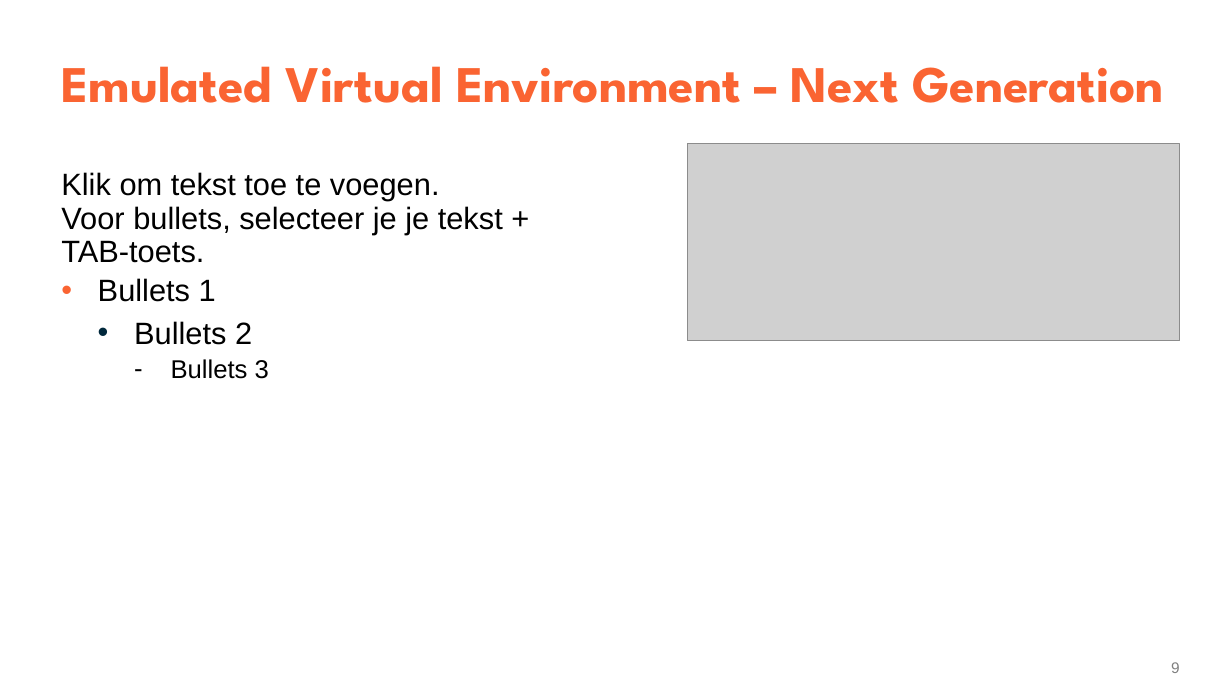
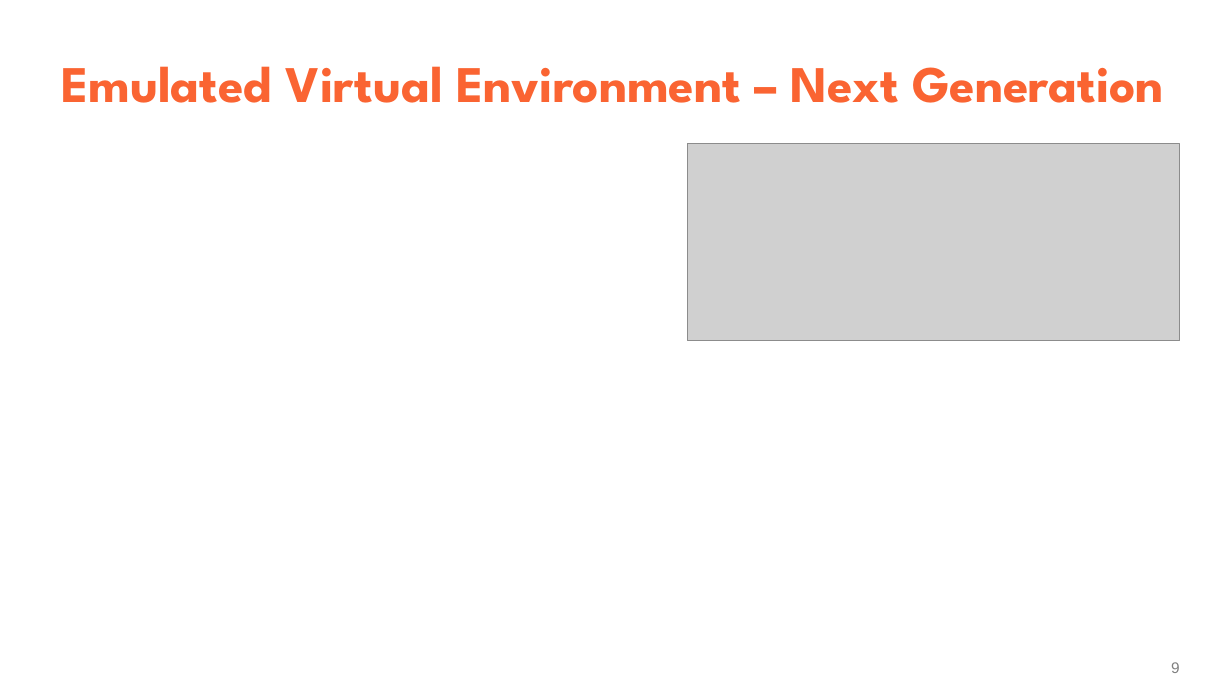
Before and after one commit to YenteLens/ylbachelorproef, a slide deck: slide 9 of Presentatie/eindpresentatie.pptx. Drawn at 1232x693 pixels with LibreOffice and Linux fonts; fonts in the diff are those of the drawing; grey boxes stand for pictures. Boxes give left, top, right and bottom in pixels: in the first picture for what was removed or moved away, otherwise in the second. Text is boxed around its words. In the diff, an @@ line names an element or a change of style, - is before the commit and + after.

```diff
--- a/Presentatie/eindpresentatie.pptx
+++ b/Presentatie/eindpresentatie.pptx
@@ text removed at (61, 172, 503, 379) @@
-Klik om tekst toe te voegen.
-Voor bullets, selecteer je je tekst + TAB-toets.
-  • Bullets 1
-    • Bullets 2
-      – Bullets 3
```
Also in this commit, not shown: 3 other slides changed, 6 slides added, 5 slides removed.
